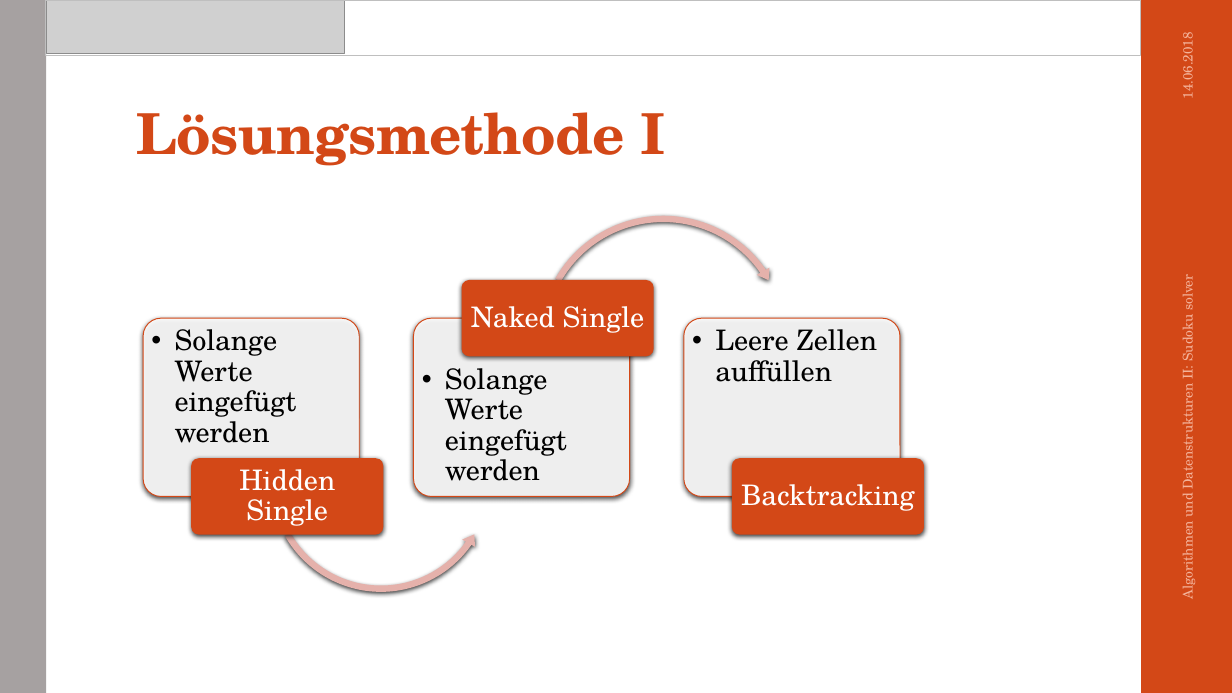
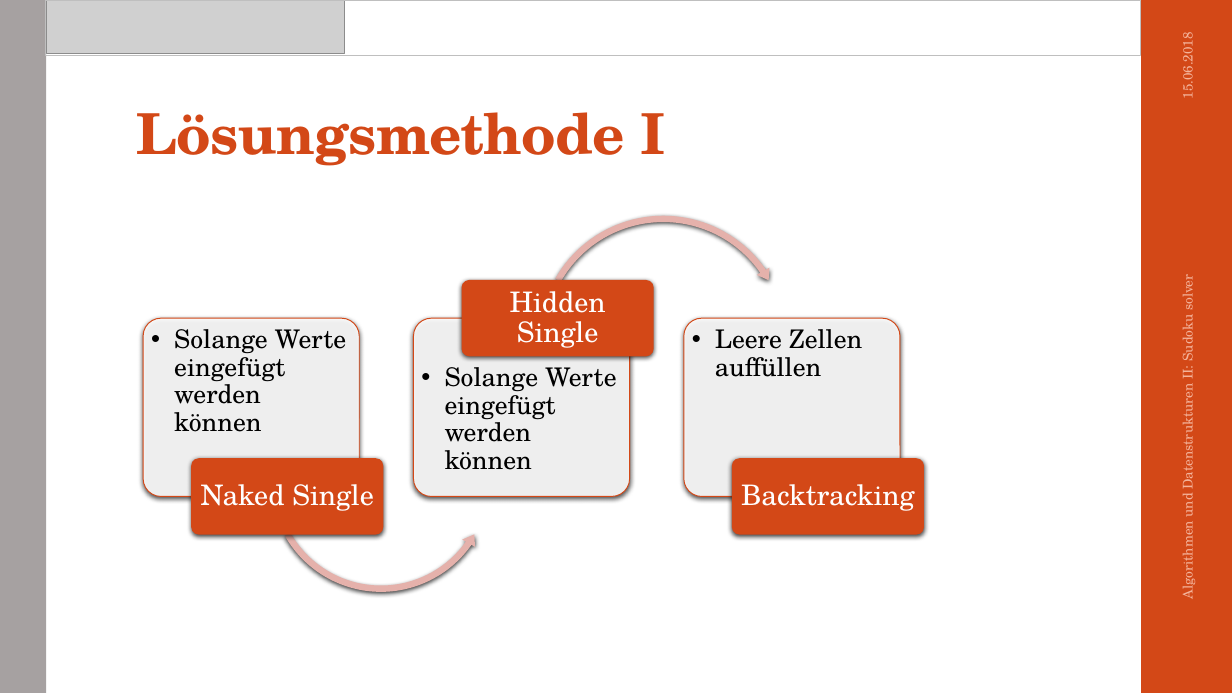
Before and after one commit to ob-algdatii-ss18/leistungsnachweis-mamatofe, a slide deck: slide 6 of Präsentation/sudokusolver.pptx. Drawn at 1232x693 pixels with LibreOffice and Linux fonts; fonts in the diff are those of the drawing; grey boxes stand for pictures. Boxes give left, top, right and bottom in pixels: in the first picture for what was removed or moved away, otherwise in the second. Text is boxed around its words. In the diff, an @@ line names an element or a change of style, - is before the commit and + after.

```diff
--- a/Präsentation/sudokusolver.pptx
+++ b/Präsentation/sudokusolver.pptx
@@ text at box(1177, 38, 1197, 97): text changed @@
-14.06.2018
+15.06.2018
@@ text "Hidden Single": place and size @@
-text "Hidden Single" at box(239, 469, 335, 526)
+text "Hidden Single" at box(510, 291, 606, 348)
@@ text at box(174, 329, 346, 432): text changed; size 22 to 20 pt @@
-  • Solange Werte eingefügt werden
+  • Solange Werte eingefügt werden können
@@ text "Leere Zellen auffüllen" at box(715, 329, 862, 377): size 22 to 20 pt @@
@@ text at box(445, 367, 616, 470): text changed; size 22 to 20 pt @@
-  • Solange Werte eingefügt werden
+  • Solange Werte eingefügt werden können
@@ text "Naked Single": place and size @@
-text "Naked Single" at box(471, 306, 645, 333)
+text "Naked Single" at box(201, 484, 374, 511)
```
Also in this commit, not shown: 6 other slides changed, 2 slides added.
